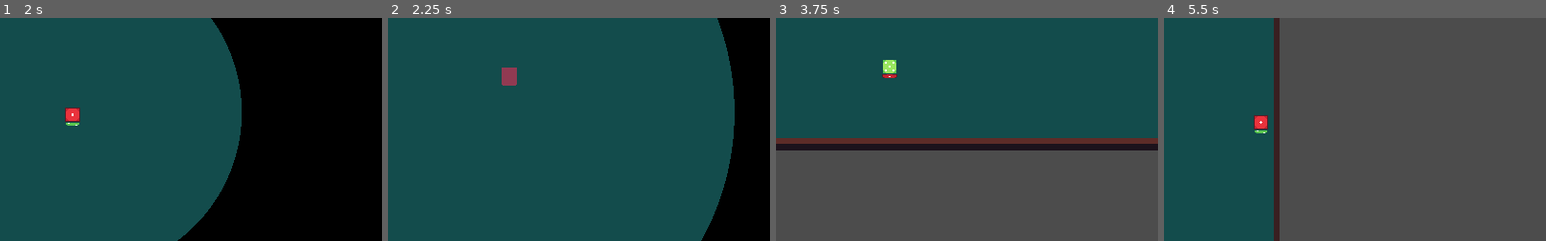
Above: before the commit, frames 1-4 (left to right).
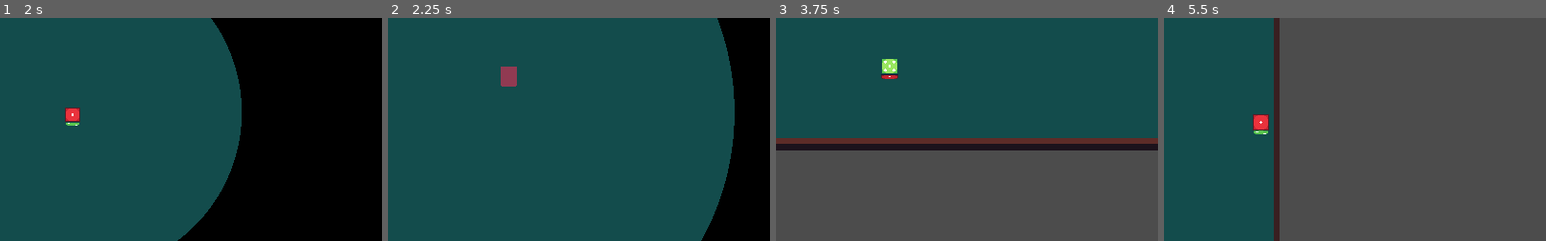
Above: after the commit, the same moments.

Repository: andrebariani/gmtk2022
Game: Godot game, scene res://src/ui/menu/MainMenu.tscn
The game is run twice, just before and just after one commit, with the same random seed, the same clock (stepped at 60 frames per second) and the same inputs. The engine's default icon, where the game draws it, is replaced by a stand-in: a white triangle on a blue panel in a dark square.
Inputs (mouse positions are % of the whole screen's width and height, from its top left):
- Up to frame 1 (2 s): click "Play" at 0.5 s; click "Play" at 1.25 s
- Up to frame 2 (2.25 s): tap Enter (ui_accept) at 2 s; move the mouse to (72, 45) at 2.02 s; hold D (move_right) from 2.03 s (still down); click (72, 45) at 2.1 s
- Up to frame 3 (3.75 s): tap Enter (ui_accept) at 2.27, 3.02 s; move the mouse to (30, 55) at 2.77 s; release D (move_right) at 2.78 s; hold S (move_down) 2.78-3.53 s; tap Space (roll) at 2.85 s; move the mouse to (60, 28) at 3.52 s; hold D (move_right) from 3.53 s (still down); click (60, 28) at 3.6 s
- Up to frame 4 (5.5 s): move the mouse to (45, 70) at 4.27 s; release D (move_right) at 4.28 s; hold W (move_up) 4.28-5.03 s; tap Space (roll) at 4.35 s; tap Enter (ui_accept) at 4.52, 5.27 s; move the mouse to (80, 65) at 5.02 s; hold A (move_left) from 5.03 s (still down); click (80, 65) at 5.1 s
The pictures show only the part of the screen within x 39-89%, y 29-79%; the shares and areas given below are measured in that part.

Frame 1 is identical in both runs. In frame 2, less than 0.1% of the frame differs, in the area x 29-34%, y 21-31%; in frame 3, 0.1%; in frame 4, 0.2%, in the area x 23-28%, y 43-53%.

Commit message:
Move animation

Diff:
--- a/DiceAnimation.gd
+++ b/DiceAnimation.gd
@@ -30,12 +30,19 @@
 onready var anim_player: AnimationPlayer = $AnimationPlayer
 
 func move_dice(direction, number: int, front_number: int = 0) -> void:
-	_reset_animation()
+	reset_animation()
 	_set_current_face_as_old()
 	_set_new_face_with_direction(direction, number, front_number)
 	_hide_current_face()
 	_update_current_face(number, front_number)
 	_play_transition_animation(direction)
+
+
+func reset_animation():
+	anim_player.play("RESET")
+
+func move_anim():
+	anim_player.play("move")
 
 
 func _ready():
@@ -104,6 +111,3 @@
 
 func _on_Button_pressed():
 	move_dice(Constants.FRONT, 1)
-
-func _reset_animation():
-	anim_player.play("RESET")
--- a/src/entities/player/animation/DiceAnimation.tscn
+++ b/src/entities/player/animation/DiceAnimation.tscn
@@ -214,6 +214,45 @@
 "transitions": PoolRealArray( 1 ),
 "update": 1,
 "values": [ false ]
+}
+tracks/17/type = "value"
+tracks/17/path = NodePath("../../CurrentFace:scale")
+tracks/17/interp = 1
+tracks/17/loop_wrap = true
+tracks/17/imported = false
+tracks/17/enabled = true
+tracks/17/keys = {
+"times": PoolRealArray( 0 ),
+"transitions": PoolRealArray( 1 ),
+"update": 0,
+"values": [ Vector2( 1, 1 ) ]
+}
+
+[sub_resource type="Animation" id=8]
+resource_name = "move"
+tracks/0/type = "value"
+tracks/0/path = NodePath("../../CurrentFace:scale")
+tracks/0/interp = 0
+tracks/0/loop_wrap = true
+tracks/0/imported = false
+tracks/0/enabled = true
+tracks/0/keys = {
+"times": PoolRealArray( 0, 0.5, 1 ),
+"transitions": PoolRealArray( 1, 1, 1 ),
+"update": 0,
+"values": [ Vector2( 1, 1 ), Vector2( 1.1, 1.1 ), Vector2( 1, 1 ) ]
+}
+tracks/1/type = "value"
+tracks/1/path = NodePath("../../CurrentFace:visible")
+tracks/1/interp = 1
+tracks/1/loop_wrap = true
+tracks/1/imported = false
+tracks/1/enabled = true
+tracks/1/keys = {
+"times": PoolRealArray( 0 ),
+"transitions": PoolRealArray( 1 ),
+"update": 1,
+"values": [ true ]
 }
 
 [sub_resource type="Animation" id=7]
@@ -1073,6 +1112,7 @@
 playback_speed = 3.0
 anims/Base = SubResource( 1 )
 anims/RESET = SubResource( 2 )
+anims/move = SubResource( 8 )
 anims/to_behind = SubResource( 7 )
 anims/to_behind_ = SubResource( 4 )
 anims/to_front = SubResource( 5 )
--- a/src/entities/player/states/Idle.gd
+++ b/src/entities/player/states/Idle.gd
@@ -1,4 +1,6 @@
 extends State
+
+onready var dice_animation = get_node("../../Sprite/DiceAnimation")
 
 func run(_delta):
 	if e.get_input('dirv') != Vector2.ZERO:
@@ -7,3 +9,5 @@
 		end("Roll")
 	elif e.get_input('charge'):
 		end("Load")
+
+	dice_animation.reset_animation()
--- a/src/entities/player/states/Move.gd
+++ b/src/entities/player/states/Move.gd
@@ -1,4 +1,6 @@
 extends State
+
+onready var dice_animation = get_node("../../Sprite/DiceAnimation")
 
 func run(delta):
 	if !e.enablers.move:
@@ -13,3 +15,4 @@
 		end("Roll")
 	elif e.get_input('charge'):
 		end("Load")
+	dice_animation.move_anim()
Not shown: 1 places in src/entities/player/animation/DiceAnimation.tscn that only renumber resources
